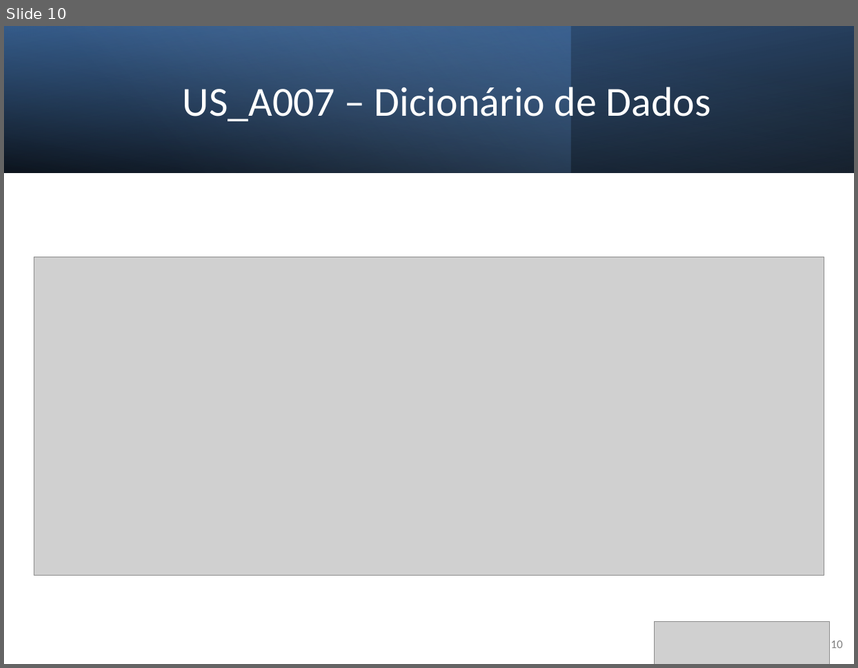
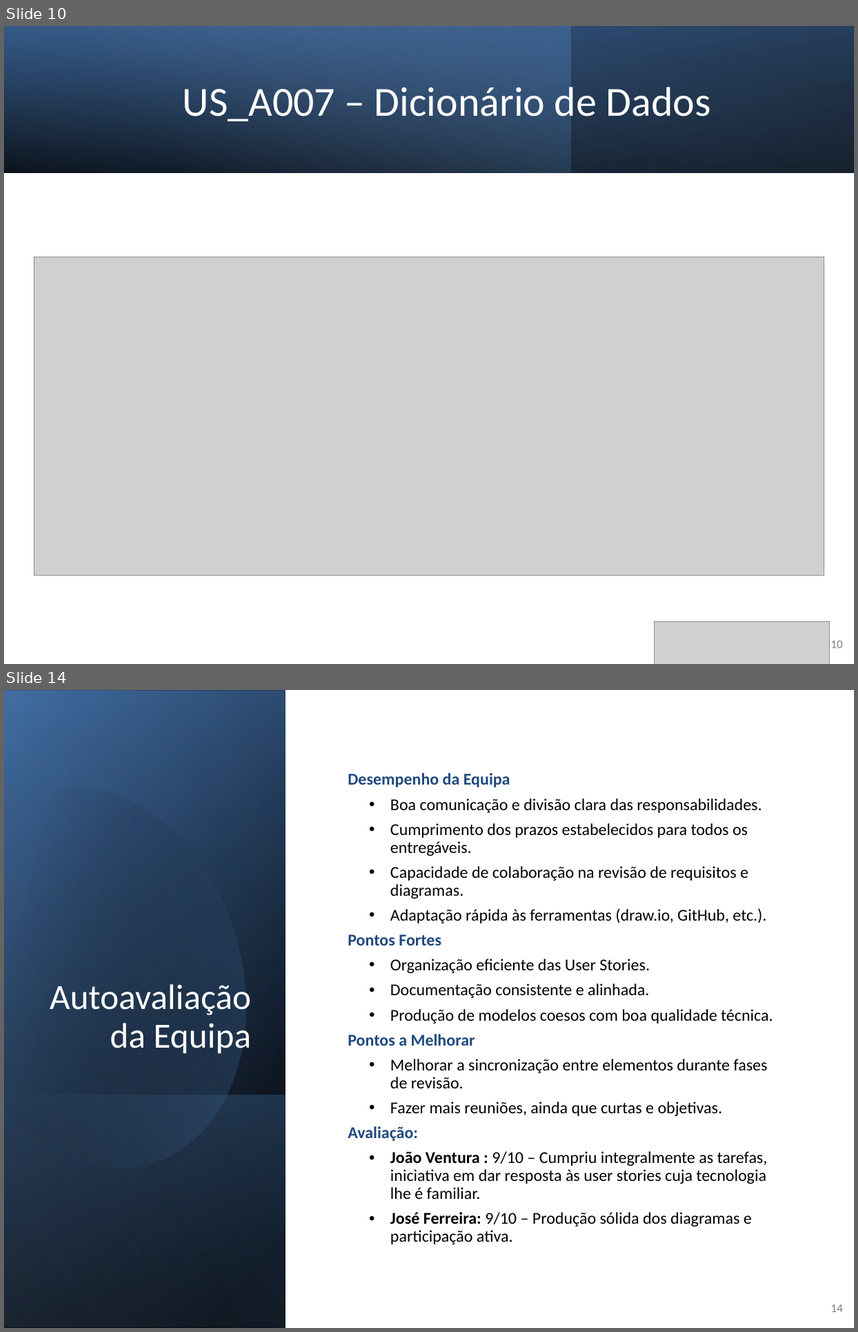
Before and after one commit to joaoventura2024064-dev/ISTECPROJ2526, a slide deck: docs/Sprint_A_Apresentacao_v0.pptx. Shown one above the other, each under a label of ours: slide 10 before the commit, slides 10 and 14 after it; the slides between them are not shown. The pictures are 858x668 and 858x1332 pixels, drawn with LibreOffice and Linux fonts; fonts in the diff are those of the drawing; grey boxes stand for pictures. Boxes give left, top, right and bottom in pixels: in the first picture for what was removed or moved away, otherwise in the second. Text is boxed around its words. In the diff, an @@ line names an element or a change of style, - is before the commit and + after.

```diff
--- a/docs/Sprint_A_Apresentacao_v0.pptx
+++ b/docs/Sprint_A_Apresentacao_v0.pptx
@@ slide 14 added at (4, 690, 854, 1328), background #FFFFFF @@
@@ rectangle added at (4, 690, 854, 1328), fill #FFFFFF @@
@@ rectangle added at (5, 690, 286, 1327), fill gradient #000000 to #376092 @@
@@ rectangle added at (5, 691, 286, 1328), fill gradient #000000 to #4F81BD @@
@@ rectangle added at (5, 690, 286, 1326), fill gradient #000000 to #95B3D7 @@
@@ freeform shape added at (4, 750, 290, 1199), fill gradient #000000 to #4F81BD @@
@@ text added at (348, 773, 773, 1244), 14 pt, text #000000 @@
+Desempenho da Equipa
+  • Boa comunicação e divisão clara das responsabilidades.
+  • Cumprimento dos prazos estabelecidos para todos os entregáveis.
+  • Capacidade de colaboração na revisão de requisitos e diagramas.
+  • Adaptação rápida às ferramentas (draw.io, GitHub, etc.).
+Pontos Fortes
+  • Organização eficiente das User Stories.
+  • Documentação consistente e alinhada.
+  • Produção de modelos coesos com boa qualidade técnica.
+Pontos a Melhorar
+  • Melhorar a sincronização entre elementos durante fases de revisão.
+  • Fazer mais reuniões, ainda que curtas e objetivas.
+Avaliação:
+  • João Ventura : 9/10 – Cumpriu integralmente as tarefas, iniciativa em dar resposta às user stories cuja tecnologia lhe é familiar.
+  • José Ferreira: 9/10 – Produção sólida dos diagramas e participação ativa.
@@ title added at (50, 984, 251, 1054), 30 pt, text #FFFFFF @@
+Autoavaliação da Equipa
@@ rectangle added at (5, 1095, 286, 1328), fill gradient #4F81BD to #000000 @@
@@ page number added at (831, 1304, 842, 1312), 10 pt, text #808080 @@
+14
```
Also in this commit, not shown: 2 slides changed, 3 other slides added.
